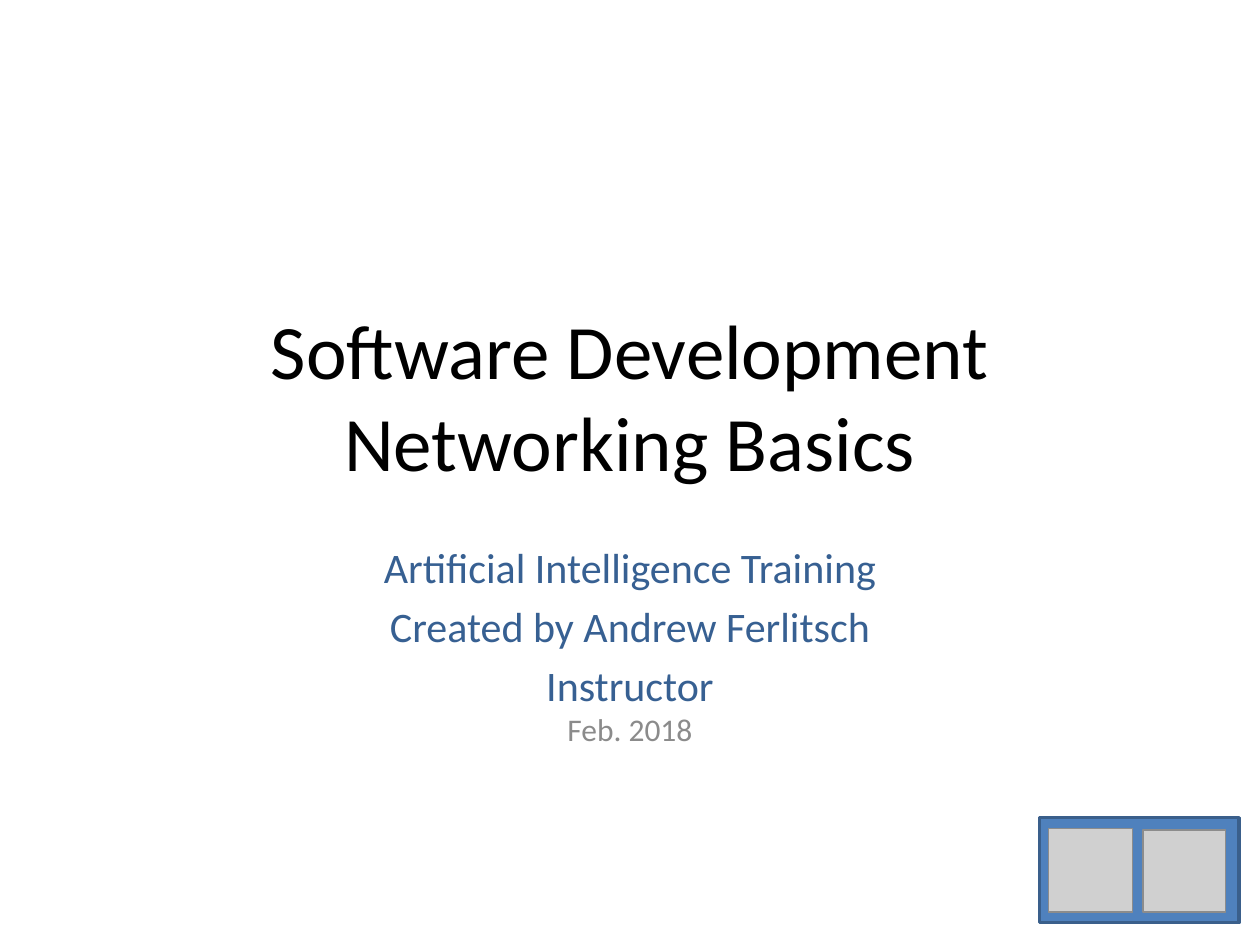
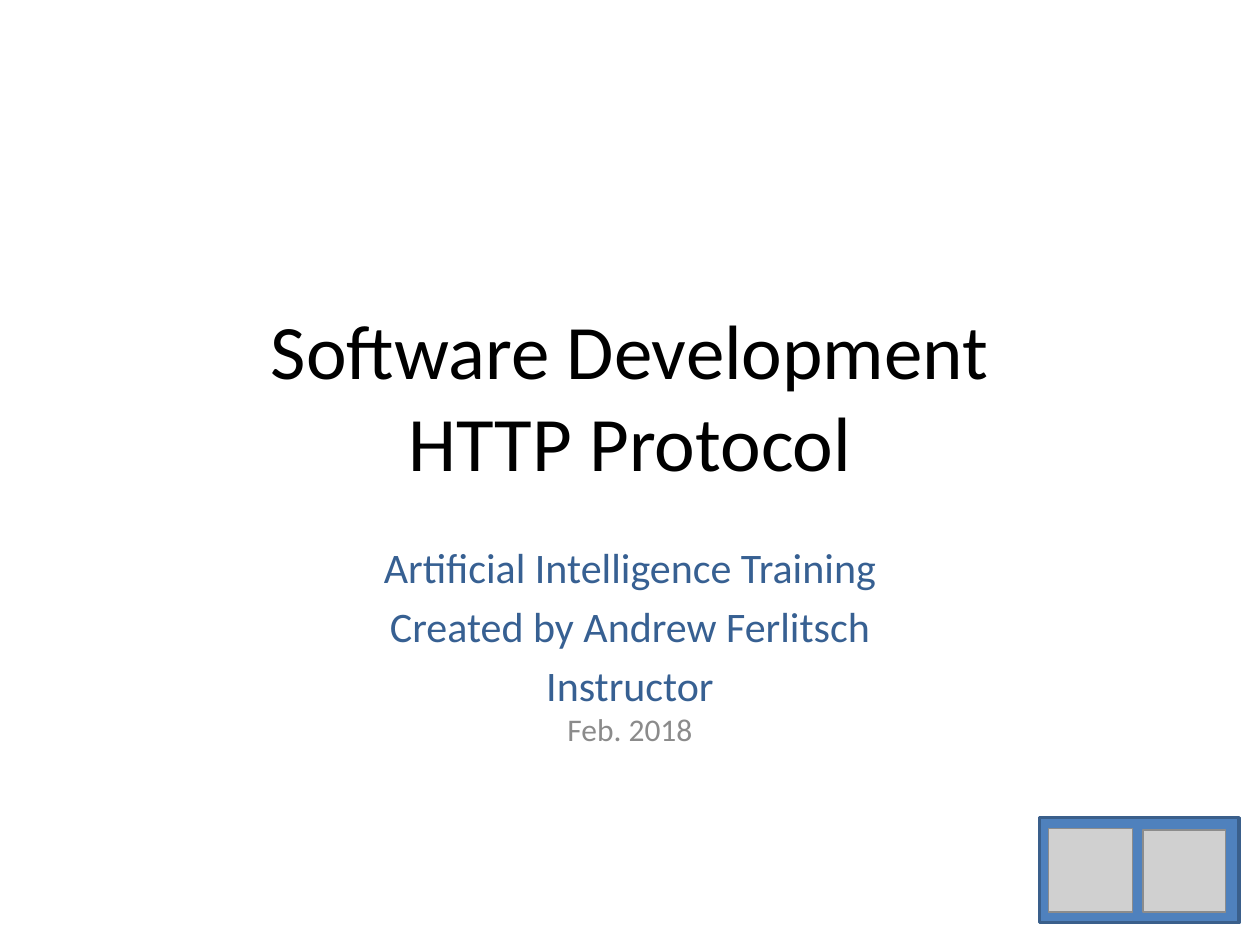
Before and after one commit to andrewferlitsch/Portland-Data-Science-Group, a slide deck: slide 1 of Presentations/CS - HTTP.pptx. Drawn at 1260x945 pixels with LibreOffice and Linux fonts; fonts in the diff are those of the drawing; grey boxes stand for pictures. Boxes give left, top, right and bottom in pixels: in the first picture for what was removed or moved away, otherwise in the second. Text is boxed around its words. In the diff, an @@ line names an element or a change of style, - is before the commit and + after.

```diff
--- a/Presentations/CS - HTTP.pptx
+++ b/Presentations/CS - HTTP.pptx
@@ title at <box>271,325,989,472</box>: text changed @@
-Software Development
-Networking Basics
+Software Development
+HTTP Protocol
```
Also in this commit, not shown: 6 other files.
